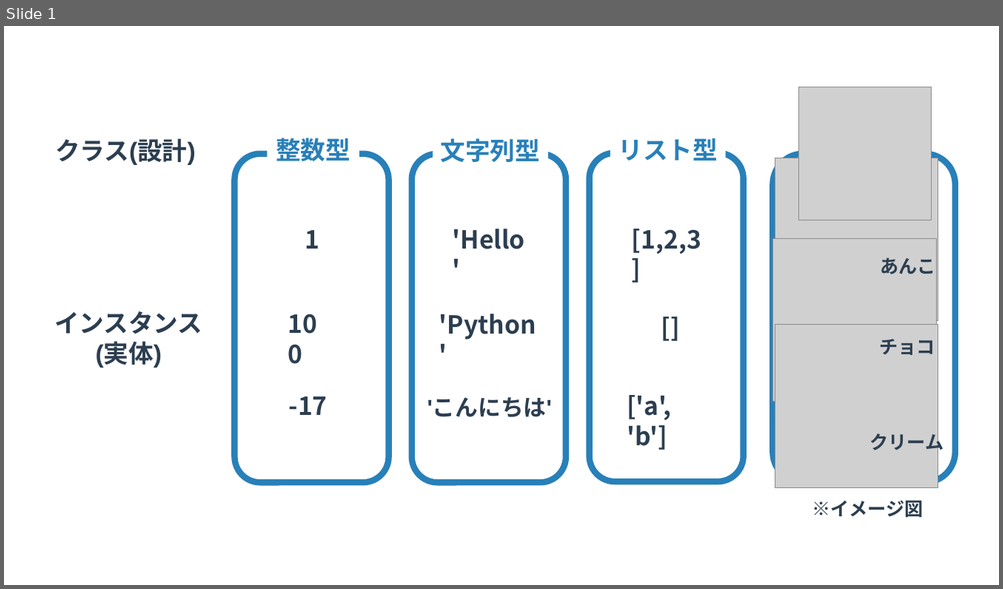
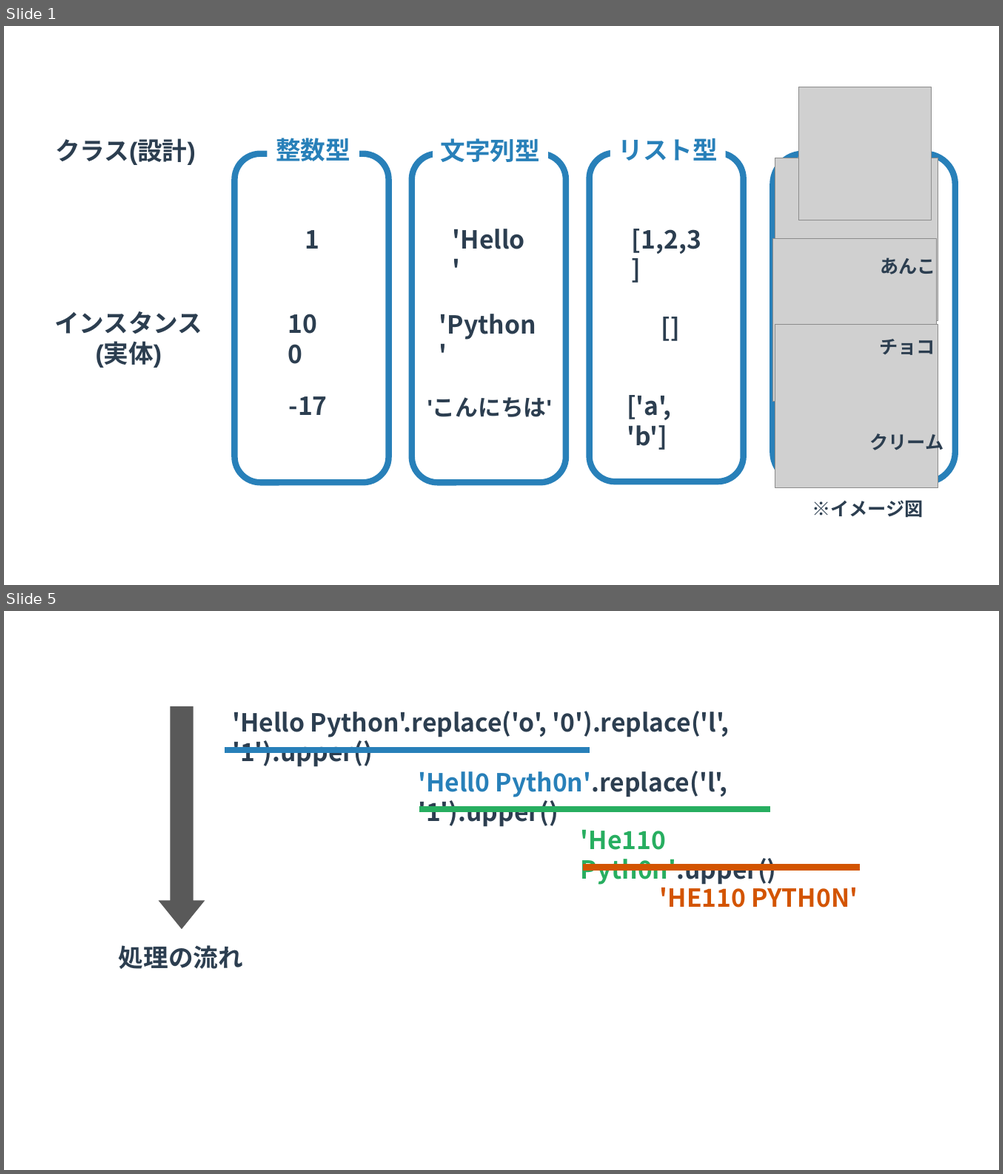
Before and after one commit to yuichi110/www.yuichi.com-python, a slide deck: slides/080.pptx. Shown one above the other, each under a label of ours: slide 1 before the commit, slides 1 and 5 after it; the slides between them are not shown. The pictures are 1003x589 and 1003x1174 pixels, drawn with LibreOffice and Linux fonts; fonts in the diff are those of the drawing; grey boxes stand for pictures. Boxes give left, top, right and bottom in pixels: in the first picture for what was removed or moved away, otherwise in the second. Text is boxed around its words. In the diff, an @@ line names an element or a change of style, - is before the commit and + after.

```diff
--- a/slides/080.pptx
+++ b/slides/080.pptx
@@ slide 5 added at (4, 611, 999, 1170), background #FFFFFF @@
@@ right arrow added at (159, 706, 205, 929), fill #595959 @@
@@ text added at (232, 711, 729, 767), 24 pt, text #2C3E50, bold @@
+'Hello Python'.replace('o', '0').replace('l', '1').upper()
@@ line added from (225, 751) to (589, 751), #2880B9 6 pt @@
@@ text added at (418, 771, 728, 827), 24 pt, text #2C3E50, bold @@
+'Hell0 Pyth0n'.replace('l', '1').upper()
@@ line added from (420, 809) to (770, 809), #27AE60 6 pt @@
@@ text added at (580, 830, 777, 885), 24 pt, text #27AE60, bold @@
+'He110 Pyth0n'.upper()
@@ line added from (583, 868) to (859, 868), #D35400 6 pt @@
@@ text added at (660, 881, 857, 908), 24 pt, text #D35400, bold @@
+'HE110 PYTH0N'
@@ text added at (119, 945, 243, 969), 24 pt, text #2C3E50, bold @@
+処理の流れ
```
Also in this commit, not shown: 1 slide changed, 2 other slides added, 9 other files.
